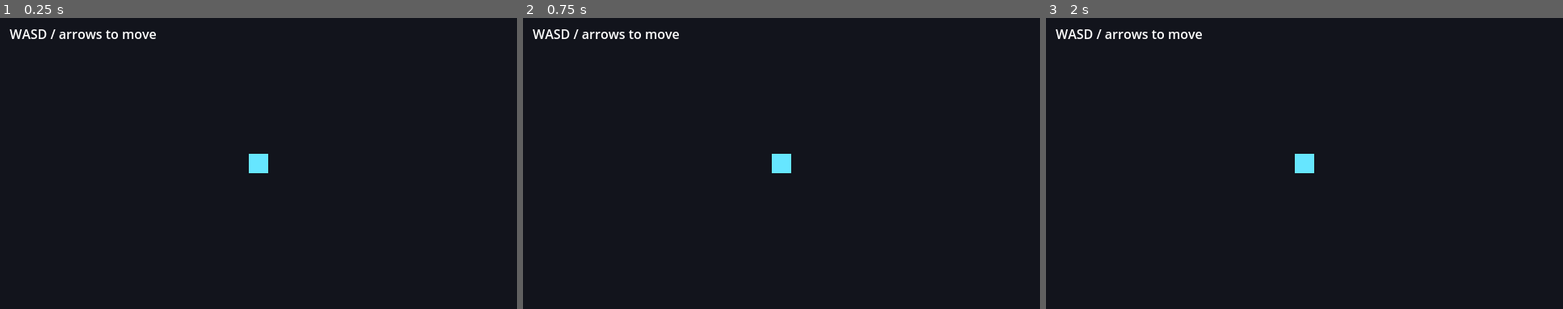
Above: before the commit, frames 1-3 (left to right).
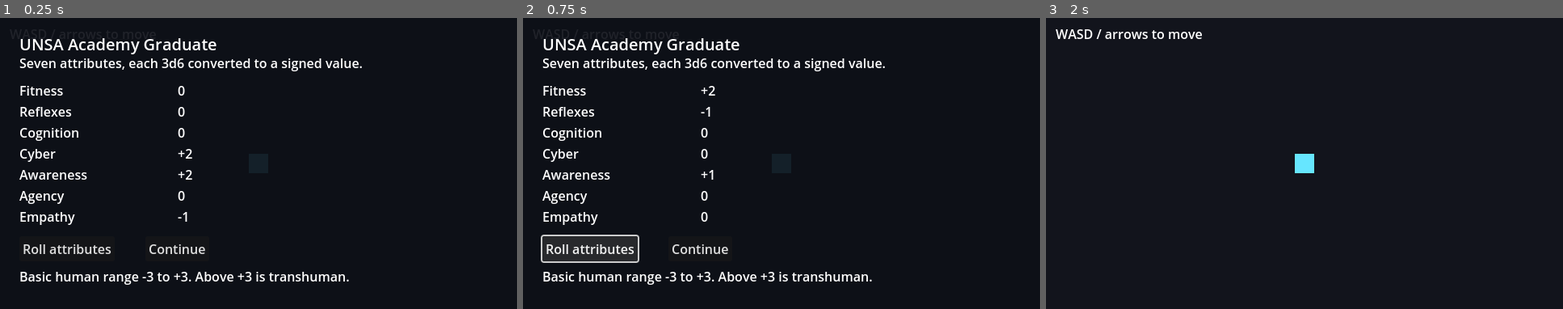
Above: after the commit, the same moments.

Repository: TomiToivio/NooPunk
Game: Godot game, scene res://main.tscn
Same seed, same stepped clock (60 frames per second), same inputs: the game is played once before the commit and once after it.
Inputs (mouse positions are in pixels of both pictures, inside the frame that each line leads up to):
- Up to frame 1 (0.25 s): no input
- Up to frame 2 (0.75 s): click (590, 247) at 0.5 s, where only the run after the commit has a clickable "Roll attributes"
- Up to frame 3 (2 s): click (1221, 247) at 1.25 s, where only the run after the commit has a clickable "Continue"

The runs differ from the first frame. In frame 1, 5.0% of the frame differs, in the area x 1-70%, y 3-92%; in frame 2, 5.3%; in frame 3, nothing differs.

Commit message:
feat(#835): UNSA rookie sheet and seven 3d6 attributes (Godot + rulebook)
Implements the first character-creation slice in the restarted project (#827 artifacts):
noopunk/rulebook/RULEBOOK.md and noopunk/game/.

- data/attributes.json is the single source of truth: the seven attributes, the 3d6 -> signed value
  table, the -3..+3 human range and the difficulty reference. Both the rulebook chapter and the game
  read it, so they cannot drift.
- character.gd rolls each of the seven attributes independently as 3d6 with an injectable seeded RNG
  and converts totals with that table. It invents nothing: no skills, gear, specialisations, history,
  classes or NPCs.
- character_sheet.gd is a minimal overlay in main.tscn: it shows the seven converted values, can
  reroll, and steps aside on Continue so the existing walking scene keeps running. The rolled values
  live on the node, so they survive movement.
- The rulebook gains exactly the premise, attribute definitions, generation table, human/transhuman
  threshold and difficulty table. Nothing else was filled in, and no resolution mechanic was chosen.

Tests (executed): godot --headless --path noopunk/game --script res://tests/test_character.gd
all checks passed - every boundary total 3..18, exactly seven attributes, human-range bounds,
seeded reproducibility, reroll sensitivity, scene launch, movement and sheet retention.

Refs #827 (parent stays open).

Diff:
--- /dev/null
+++ b/noopunk/game/character.gd
@@ -0,0 +1,79 @@
+class_name RookieCharacter
+extends RefCounted
+
+## A UNSA agent straight from the academy (#835). Seven attributes, each rolled as 3d6 and shown as
+## its converted signed value. The table, the attribute list and the difficulty reference live in
+## res://data/attributes.json so the rulebook and the game cannot drift apart.
+
+const DATA_PATH := "res://data/attributes.json"
+
+var data: Dictionary = {}
+var totals: Dictionary = {}
+var values: Dictionary = {}
+
+
+func _init(path: String = DATA_PATH) -> void:
+	var text := FileAccess.get_file_as_string(path)
+	var parsed: Variant = JSON.parse_string(text)
+	if typeof(parsed) != TYPE_DICTIONARY:
+		push_error("RookieCharacter: %s is not a JSON object" % path)
+		return
+	data = parsed
+
+
+func attribute_ids() -> Array:
+	var ids: Array = []
+	for entry in data.get("attributes", []):
+		ids.append(String(entry["id"]))
+	return ids
+
+
+## Convert one raw 3d6 total with the same table the rulebook publishes.
+func convert_total(total: int) -> int:
+	for row in data.get("generation", {}).get("table", []):
+		if total >= int(row["min"]) and total <= int(row["max"]):
+			return int(row["value"])
+	push_error("RookieCharacter: 3d6 total %d is outside the generation table" % total)
+	return 0
+
+
+func is_valid_total(total: int) -> bool:
+	for row in data.get("generation", {}).get("table", []):
+		if total >= int(row["min"]) and total <= int(row["max"]):
+			return true
+	return false
+
+
+func human_range() -> Vector2i:
+	var human: Dictionary = data.get("human", {})
+	return Vector2i(int(human.get("min", -3)), int(human.get("max", 3)))
+
+
+## Roll all seven attributes independently. Passing a seeded RNG makes the roll reproducible.
+func roll(rng: RandomNumberGenerator = null) -> Dictionary:
+	var generator := rng if rng != null else RandomNumberGenerator.new()
+	if rng == null:
+		generator.randomize()
+	var count := int(data.get("generation", {}).get("dice_count", 3))
+	var sides := int(data.get("generation", {}).get("dice_sides", 6))
+	totals = {}
+	values = {}
+	for id in attribute_ids():
+		var total := 0
+		for i in count:
+			total += generator.randi_range(1, sides)
+		totals[id] = total
+		values[id] = convert_total(total)
+	return values.duplicate()
+
+
+func label_for(id: String) -> String:
+	for entry in data.get("attributes", []):
+		if String(entry["id"]) == id:
+			return String(entry["name"])
+	return id
+
+
+func signed(id: String) -> String:
+	var value := int(values.get(id, 0))
+	return ("+%d" % value) if value > 0 else str(value)
--- /dev/null
+++ b/noopunk/game/character_sheet.gd
@@ -0,0 +1,94 @@
+extends CanvasLayer
+
+## Minimal character sheet for the UNSA rookie (#835). It rolls seven 3d6 attributes, shows each
+## converted modifier, and steps aside so the walking scene continues. The rolled values live on
+## this node, so they survive moving around the room until the player rolls again.
+
+const RookieCharacterScript := preload("res://character.gd")
+
+var character: RookieCharacter
+var rows: Dictionary = {}
+var summary: Label
+
+
+func _init() -> void:
+	character = RookieCharacterScript.new()
+
+
+func _ready() -> void:
+	_build()
+	roll()
+
+
+func _build() -> void:
+	var panel := ColorRect.new()
+	panel.color = Color(0.05, 0.06, 0.09, 0.92)
+	panel.set_anchors_preset(Control.PRESET_FULL_RECT)
+	add_child(panel)
+
+	var title := Label.new()
+	title.text = "UNSA Academy Graduate"
+	title.position = Vector2(24, 18)
+	title.add_theme_font_size_override("font_size", 20)
+	add_child(title)
+
+	var premise := Label.new()
+	premise.text = "Seven attributes, each 3d6 converted to a signed value."
+	premise.position = Vector2(24, 44)
+	add_child(premise)
+
+	var y := 78
+	for id in character.attribute_ids():
+		var name_label := Label.new()
+		name_label.text = character.label_for(id)
+		name_label.position = Vector2(24, y)
+		add_child(name_label)
+
+		var value_label := Label.new()
+		value_label.position = Vector2(220, y)
+		add_child(value_label)
+		rows[id] = value_label
+		y += 26
+
+	var roll_button := Button.new()
+	roll_button.text = "Roll attributes"
+	roll_button.position = Vector2(24, y + 10)
+	roll_button.pressed.connect(_on_roll)
+	add_child(roll_button)
+
+	var continue_button := Button.new()
+	continue_button.text = "Continue"
+	continue_button.position = Vector2(180, y + 10)
+	continue_button.pressed.connect(_on_continue)
+	add_child(continue_button)
+
+	summary = Label.new()
+	summary.position = Vector2(24, y + 48)
+	add_child(summary)
+
+
+func _on_roll() -> void:
+	roll()
+
+
+func _on_continue() -> void:
+	visible = false
+
+
+## Roll and refresh the displayed sheet. Public so a test can drive it without synthetic clicks.
+func roll() -> Dictionary:
+	var values := character.roll()
+	for id in values:
+		if rows.has(id):
+			rows[id].text = character.signed(id)
+	var human := character.human_range()
+	summary.text = "Basic human range %+d to %+d. Above %+d is transhuman." % [human.x, human.y, human.y]
+	return values
+
+
+func values() -> Dictionary:
+	if character == null:
+		character = RookieCharacterScript.new()
+	if character.values.is_empty():
+		character.roll()
+	return character.values.duplicate()
--- /dev/null
+++ b/noopunk/game/data/attributes.json
@@ -0,0 +1,117 @@
+{
+  "schema": 1,
+  "source": "noopunk/rulebook/RULEBOOK.md \u00a71 and issue #835",
+  "attributes": [
+    {
+      "id": "fitness",
+      "name": "Fitness",
+      "definition": "Your physical strength and constitution"
+    },
+    {
+      "id": "reflexes",
+      "name": "Reflexes",
+      "definition": "Your physical dexterity, agility and coordination"
+    },
+    {
+      "id": "cognition",
+      "name": "Cognition",
+      "definition": "Your ability to process language and data"
+    },
+    {
+      "id": "cyber",
+      "name": "Cyber",
+      "definition": "Your ability to interface with technology"
+    },
+    {
+      "id": "awareness",
+      "name": "Awareness",
+      "definition": "Your intuition, perception and awareness"
+    },
+    {
+      "id": "agency",
+      "name": "Agency",
+      "definition": "Your free will"
+    },
+    {
+      "id": "empathy",
+      "name": "Empathy",
+      "definition": "Your loving kindness and humanity"
+    }
+  ],
+  "generation": {
+    "dice_count": 3,
+    "dice_sides": 6,
+    "table": [
+      {
+        "min": 3,
+        "max": 4,
+        "value": -3
+      },
+      {
+        "min": 5,
+        "max": 6,
+        "value": -2
+      },
+      {
+        "min": 7,
+        "max": 8,
+        "value": -1
+      },
+      {
+        "min": 9,
+        "max": 12,
+        "value": 0
+      },
+      {
+        "min": 13,
+        "max": 14,
+        "value": 1
+      },
+      {
+        "min": 15,
+        "max": 16,
+        "value": 2
+      },
+      {
+        "min": 17,
+        "max": 18,
+        "value": 3
+      }
+    ]
+  },
+  "human": {
+    "min": -3,
+    "max": 3,
+    "transhuman_above": 3
+  },
+  "difficulty": [
+    {
+      "target": 6,
+      "label": "Easiest"
+    },
+    {
+      "target": 8,
+      "label": "Easier"
+    },
+    {
+      "target": 10,
+      "label": "Easy"
+    },
+    {
+      "target": 12,
+      "label": "Average"
+    },
+    {
+      "target": 14,
+      "label": "Hard"
+    },
+    {
+      "target": 16,
+      "label": "Harder"
+    },
+    {
+      "target": 18,
+      "label": "Hardest"
+    }
+  ]
+}
--- a/noopunk/game/main.tscn
+++ b/noopunk/game/main.tscn
@@ -1,6 +1,7 @@
-[gd_scene load_steps=4 format=3]
+[gd_scene load_steps=5 format=3]
 
 [ext_resource type="Script" path="res://player.gd" id="1_player"]
+[ext_resource type="Script" path="res://character_sheet.gd" id="2_sheet"]
 
 [sub_resource type="RectangleShape2D" id="RectangleShape2D_player"]
 size = Vector2(24, 24)
@@ -36,3 +37,6 @@
 offset_right = 320.0
 offset_bottom = 32.0
 text = "WASD / arrows to move"
+
+[node name="CharacterSheet" type="CanvasLayer" parent="."]
+script = ExtResource("2_sheet")
--- /dev/null
+++ b/noopunk/game/tests/test_character.gd
@@ -0,0 +1,98 @@
+extends SceneTree
+
+## Gate for #835: the seven 3d6 ranges, exactly seven attributes, the human range, reroll behaviour
+## and retention of the rolled sheet while the player moves.
+##
+## Run from the repository root:
+##   godot --headless --path noopunk/game --script res://tests/test_character.gd
+
+var failures: Array[String] = []
+
+
+func _check(condition: bool, message: String) -> void:
+	if not condition:
+		failures.append(message)
+
+
+func _finish() -> void:
+	if failures.is_empty():
+		print("CHARACTER TESTS: all checks passed")
+		quit(0)
+	else:
+		for failure in failures:
+			print("  FAIL " + failure)
+		print("CHARACTER TESTS: %d failure(s)" % failures.size())
+		quit(1)
+
+
+func _initialize() -> void:
+	var character := RookieCharacter.new()
+	_check(character.data.size() > 0, "attributes.json did not load")
+
+	var expected := {
+		3: -3, 4: -3, 5: -2, 6: -2, 7: -1, 8: -1, 9: 0, 10: 0,
+		11: 0, 12: 0, 13: 1, 14: 1, 15: 2, 16: 2, 17: 3, 18: 3,
+	}
+	for total in expected:
+		_check(character.convert_total(total) == expected[total],
+			"3d6 total %d should convert to %d, got %d" % [total, expected[total], character.convert_total(total)])
+		_check(character.is_valid_total(total), "total %d should be valid" % total)
+	_check(not character.is_valid_total(2), "total 2 is outside 3d6")
+	_check(not character.is_valid_total(19), "total 19 is outside 3d6")
+
+	var ids := character.attribute_ids()
+	_check(ids.size() == 7, "expected exactly seven attributes, got %d" % ids.size())
+	_check(ids.has("empathy") and ids.has("agency") and ids.has("cyber"),
+		"the attribute ids must be the seven the issue names")
+
+	var rng := RandomNumberGenerator.new()
+	rng.seed = 835
+	var values := character.roll(rng)
+	_check(values.size() == 7, "a roll must produce seven values")
+	var human := character.human_range()
+	for id in values:
+		var value: int = values[id]
+		_check(value >= human.x and value <= human.y, "%s=%d is outside the human range" % [id, value])
+	var totals: Dictionary = character.totals.duplicate()
+	for id in totals:
+		_check(int(totals[id]) >= 3 and int(totals[id]) <= 18, "%s raw total %d is outside 3d6" % [id, totals[id]])
+
+	var again := character.roll(_seeded(1))
+	var changed := false
+	for id in again:
+		if int(again[id]) != int(values[id]):
+			changed = true
+	_check(changed, "rerolling with a different seed should change at least one value")
+
+	var a := character.roll(_seeded(7)).duplicate()
+	var b := character.roll(_seeded(7)).duplicate()
+	_check(a == b, "the same seed must reproduce the same sheet")
+
+	var packed: PackedScene = load("res://main.tscn")
+	_check(packed != null, "main.tscn does not load")
+	if packed == null:
+		_finish()
+		return
+	var scene: Node = packed.instantiate()
+	root.add_child(scene)
+	var sheet: Node = scene.get_node_or_null("CharacterSheet")
+	_check(sheet != null, "the character sheet is not in main.tscn")
+	var player: Node = scene.get_node_or_null("Player")
+	_check(player != null, "the walking scene's player is missing")
+	if sheet == null or player == null:
+		_finish()
+		return
+	var rolled: Dictionary = sheet.values().duplicate()
+	_check(rolled.size() == 7, "the sheet should show seven values after startup")
+	var start: Vector2 = player.position
+	player.position += Vector2(16, 0)
+	_check(player.position != start, "the player did not move")
+	_check(sheet.values() == rolled, "the rolled sheet must be retained while the player moves")
+
+	_finish()
+
+
+func _seeded(value: int) -> RandomNumberGenerator:
+	var rng := RandomNumberGenerator.new()
+	rng.seed = value
+	return rng
Not shown, added: noopunk/game/character.gd.uid
Not shown, added: noopunk/game/character_sheet.gd.uid
Not shown, added: noopunk/game/tests/test_character.gd.uid
Not shown, changed: noopunk/rulebook/RULEBOOK.md
